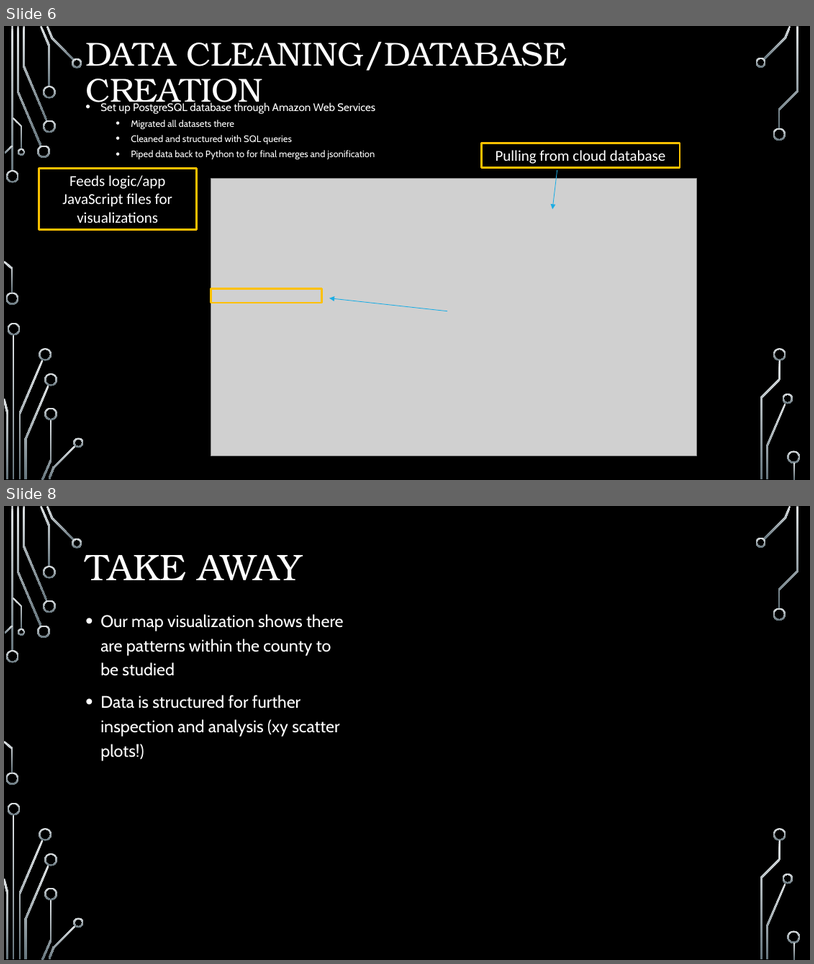
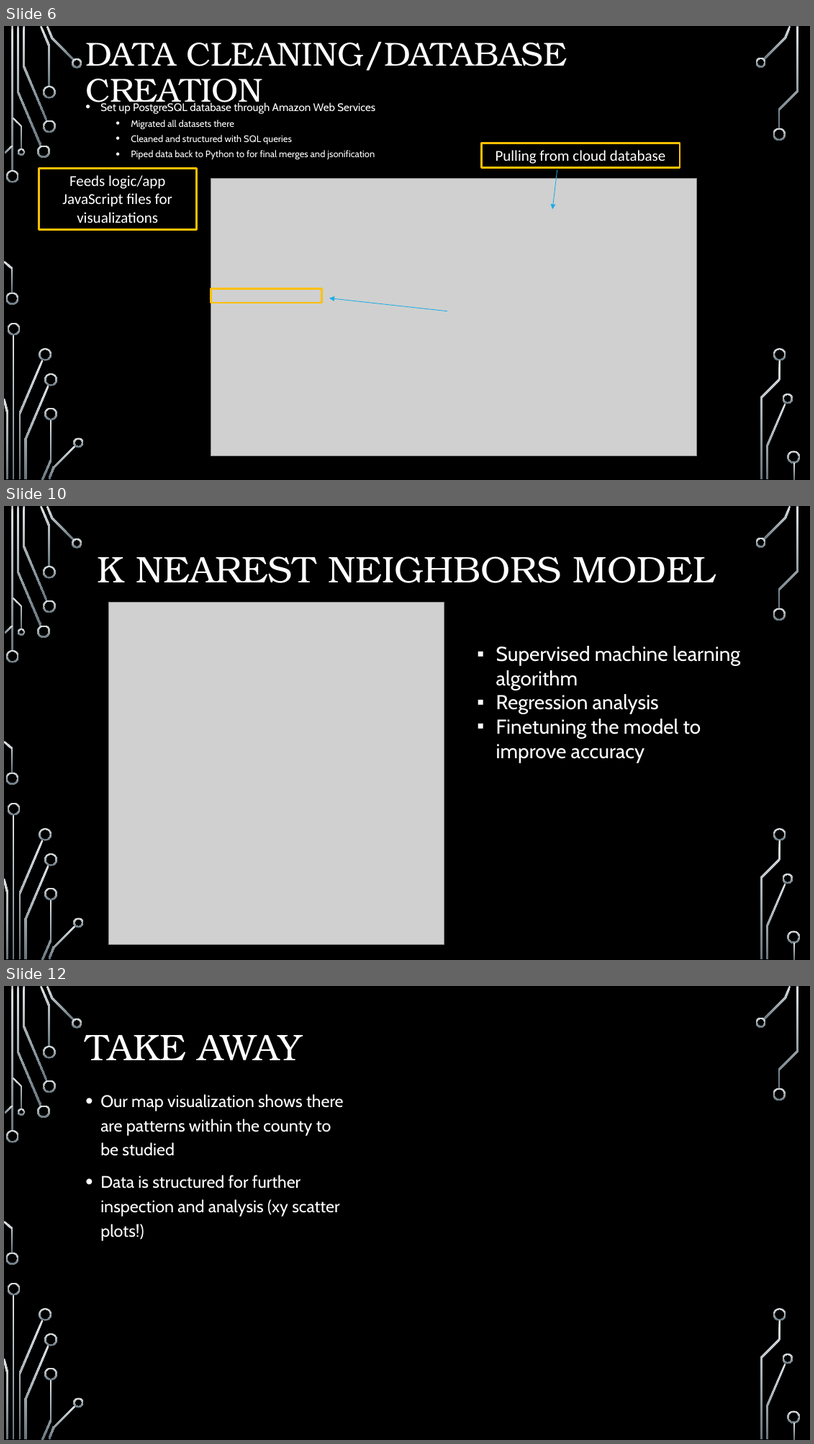
Before and after one commit to pkorat/ML-School-Rating-Prediction-Model, a slide deck: Final_Presentation_Project4.pptx. Shown one above the other, each under a label of ours: slides 6 and 8 before the commit, slides 6, 10 and 12 after it; the slides between them are not shown. The pictures are 814x964 and 814x1444 pixels, drawn with LibreOffice and Linux fonts; fonts in the diff are those of the drawing; grey boxes stand for pictures; background and template pictures are left out. Boxes give left, top, right and bottom in pixels: in the first picture for what was removed or moved away, otherwise in the second. Text is boxed around its words. In the diff, an @@ line names an element or a change of style, - is before the commit and + after.

```diff
--- a/Final_Presentation_Project4.pptx
+++ b/Final_Presentation_Project4.pptx
@@ slide 10 added at (x1=4, y1=506, x2=810, y2=960), background picture (left out); not listed: 36 template elements that a slide beside it also shows @@
@@ title added at (x1=98, y1=556, x2=715, y2=583), 44 pt, text #FFFFFF @@
+K NEAREST NEIGHBORS MODEL
@@ picture added at (x1=108, y1=602, x2=445, y2=944) @@
@@ text added at (x1=496, y1=646, x2=741, y2=762), 24 pt, text #FFFFFF @@
+▪ Supervised machine learning algorithm
+▪ Regression analysis
+▪ Finetuning the model to improve accuracy
@@ what was slide 8 is now slide 12 @@
```
Also in this commit, not shown: 3 slides changed, 3 other slides added.
